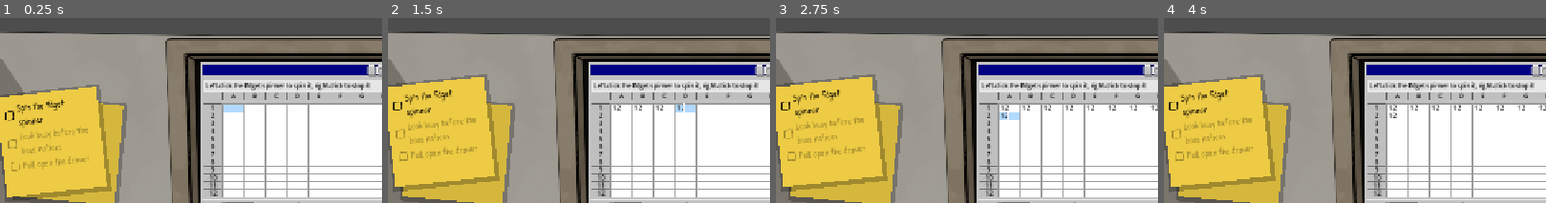
Above: before the commit, frames 1-4 (left to right).
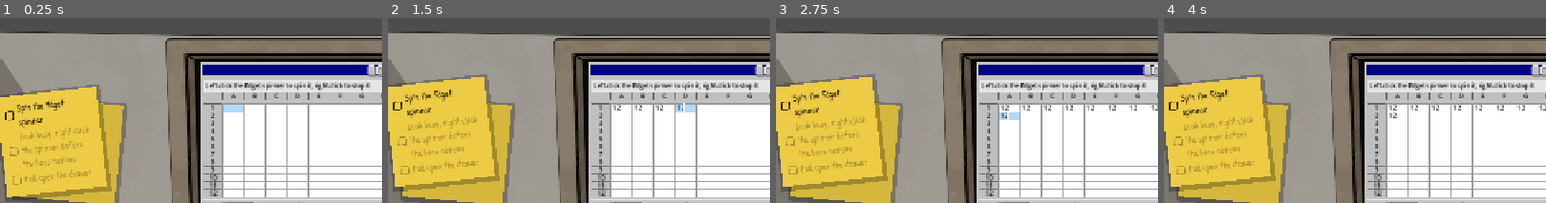
Above: after the commit, the same moments.

Repository: Jelleas/gmtk-2026
Game: Godot game, scene res://src/main.tscn
Same seed, same stepped clock (60 frames per second), same inputs: the game is played once before the commit and once after it.
Inputs (mouse positions are % of the whole screen's width and height, from its top left):
- Up to frame 1 (0.25 s): no input
- Up to frame 2 (1.5 s): click (42, 27) at 0.52 s; type "12" at 0.6 s; click (44, 27) at 0.75 s; type "12" at 0.83 s; click (47, 27) at 0.98 s; type "12" at 1.07 s; click (50, 27) at 1.27 s; type "12" at 1.35 s
- Up to frame 3 (2.75 s): click (53, 27) at 1.5 s; type "12" at 1.58 s; click (56, 27) at 1.73 s; type "12" at 1.82 s; click (59, 27) at 2.02 s; type "12" at 2.1 s; click (61, 27) at 2.25 s; type "12" at 2.33 s; click (42, 29) at 2.48 s; type "12" at 2.57 s
- Up to frame 4 (4 s): click "Start" at 2.75 s; click "Start" at 3.5 s
The pictures show only the part of the screen within x 11-61%, y 3-53%; the shares and areas given below are measured in that part.

The runs differ from the first frame. In frame 1, 1.1% of the frame differs, in the area x 2-24%, y 59-91%; in frame 2, 1.1%, in the area x 2-24%, y 53-85%; in frame 3, 1.1%; in frame 4, 1.1%.

Commit message:
tutorial tweaks

Diff:
--- a/src/tutorial/look_busy_task.gd
+++ b/src/tutorial/look_busy_task.gd
@@ -2,19 +2,18 @@
 extends Task
 
 ## Teaches the boss loop: while the boss is up, its watch fills, and whatever is
-## running when it runs out is what gets punished. Completed by being clean deep
-## into that window - the player has to stop the distraction before the boss
-## finishes looking.
+## running when it runs out is what gets punished. Completed the moment the desk
+## goes clean under that watch - the player does not have to wait the boss out,
+## stopping the spinner is the lesson.
 
-## How far the watch has to have filled before being clean counts as surviving.
-const WATCH_THRESHOLD := 0.85
-
+var watching := false
 var survived := false
 var activity_states: Dictionary[StringName, bool] = {}
 
 func _init() -> void:
-	super._init("Look busy", "Look busy before the boss notices", null)
-	EventBus.boss_watch_progress.connect(_on_boss_watch_progress)
+	super._init("Look busy", "Look busy, right click the spinner before the boss notices", null)
+	EventBus.boss_watch_started.connect(_on_boss_watch_started)
+	EventBus.boss_watch_ended.connect(_on_boss_watch_ended)
 	EventBus.activity_started.connect(_on_activity_started)
 	EventBus.activity_ended.connect(_on_activity_ended)
 
@@ -24,8 +23,15 @@
 func check_completed() -> bool:
 	return survived
 
-func _on_boss_watch_progress(progress: float) -> void:
-	if survived or progress < WATCH_THRESHOLD or _has_active_activities():
+func _on_boss_watch_started() -> void:
+	watching = true
+	_check_survived()
+
+func _on_boss_watch_ended() -> void:
+	watching = false
+
+func _check_survived() -> void:
+	if survived or not watching or _has_active_activities():
 		return
 	survived = true
 	notify_changed()
@@ -41,3 +47,4 @@
 
 func _on_activity_ended(source_id: StringName) -> void:
 	activity_states[source_id] = false
+	_check_survived()
--- a/src/tutorial/tutorial_controller.gd
+++ b/src/tutorial/tutorial_controller.gd
@@ -19,6 +19,12 @@
 ## the filling watch instead of being punished by a mechanic they have not met.
 const FIRST_WATCH_DELAY := 8.0
 
+## Once the boss has been introduced it backs off for the remaining lessons: at
+## its normal pace it is up again every few seconds, which leaves no room to sit
+## in a distraction long enough to see what it does. Restored to the scene's own
+## pacing when the tutorial hands the day over.
+const TEACHING_MOVE_INTERVAL := Vector2(12.0, 18.0)
+
 ## Handed over by office.gd, which owns the scene.
 var post_it_stack: PostItStack
 var spreadsheet: Spreadsheet
@@ -36,6 +42,7 @@
 var current_index := 0
 var running := false
 var default_watch_delay := 0.0
+var default_move_interval := Vector2.ZERO
 
 func setup(p_post_it_stack: PostItStack, p_spreadsheet: Spreadsheet, p_computer: Computer,
 		p_boss: Boss, p_drawer: OfficeDrawer, p_dating_app: DatingApp) -> void:
@@ -46,6 +53,7 @@
 	drawer = p_drawer
 	dating_app = p_dating_app
 	default_watch_delay = boss.activity_check_delay
+	default_move_interval = Vector2(boss.min_move_interval, boss.max_move_interval)
 
 func start() -> void:
 	if running:
@@ -136,17 +144,37 @@
 ## The side effects a beat needs before the player can work on it.
 func _on_beat_started() -> void:
 	var task := beats[current_index]
+	var is_last := current_index == beats.size() - 1
 
 	if task is LookBusyTask:
-		# The boss has been kept away until now, so beat 1 could be enjoyed.
+		# The boss has been kept away until now, so beat 1 could be enjoyed. It
+		# comes up at its usual pace here, because this beat is waiting for it.
 		boss.activity_check_delay = FIRST_WATCH_DELAY
+		_set_boss_move_interval(default_move_interval)
 		boss.activate()
+	elif is_last:
+		# Hands off the pacing along with the day.
+		boss.activity_check_delay = default_watch_delay
+		_set_boss_move_interval(default_move_interval)
 	else:
 		boss.activity_check_delay = default_watch_delay
+		_set_boss_move_interval(TEACHING_MOVE_INTERVAL)
 
 	# The last beat is the rest of the day: regular work starts flowing again.
-	if current_index == beats.size() - 1:
+	if is_last:
 		finished.emit()
+
+## Re-arms a rise that is already on its way, so a change of pace takes effect
+## now instead of one appearance later.
+func _set_boss_move_interval(interval: Vector2) -> void:
+	if is_equal_approx(boss.min_move_interval, interval.x) \
+			and is_equal_approx(boss.max_move_interval, interval.y):
+		return
+
+	boss.min_move_interval = interval.x
+	boss.max_move_interval = interval.y
+	if boss.is_activated and boss.state == Boss.State.RISING and not boss.move_timer.is_stopped():
+		boss.schedule_next_move()
 
 func _on_beat_changed() -> void:
 	var task := beats[current_index]
@@ -158,9 +186,17 @@
 		return
 
 	task.changed.disconnect(_on_beat_changed)
+	_on_beat_completed(task)
 	post_it_stack.advance_tutorial(current_index)
 	current_index += 1
 	_enter_beat()
+
+## The side effects of finishing a beat.
+func _on_beat_completed(task: Task) -> void:
+	# The player did the thing the boss was waiting for, so the boss has no
+	# reason to keep looking: it ducks away instead of running its watch down.
+	if task is LookBusyTask and boss.state == Boss.State.VISIBLE:
+		boss.retreat_boss_face()
 
 ## The last beat ends the day, which ends the game - so there is nothing to hand
 ## over to and nothing to tidy up. The final note stays where it is, checked off.
